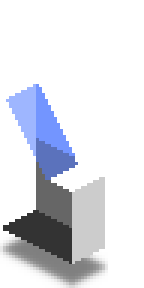
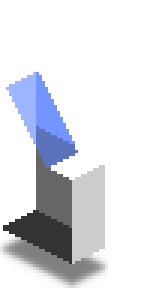
Comparing the layer stacks of the two 144×288 images. Changes:
renamed "Beam copy" to "Beam", painted on it over bbox(39, 75, 78, 165)
painted on "Glass 2" over bbox(36, 72, 78, 159)
painted on "Glass" over bbox(6, 72, 81, 180)
painted on "Cover" over bbox(51, 150, 105, 192)
painted on "Roof" over bbox(6, 72, 39, 99)
painted on "Front" over bbox(72, 165, 105, 192)
painted on "Side" over bbox(36, 126, 105, 171)
